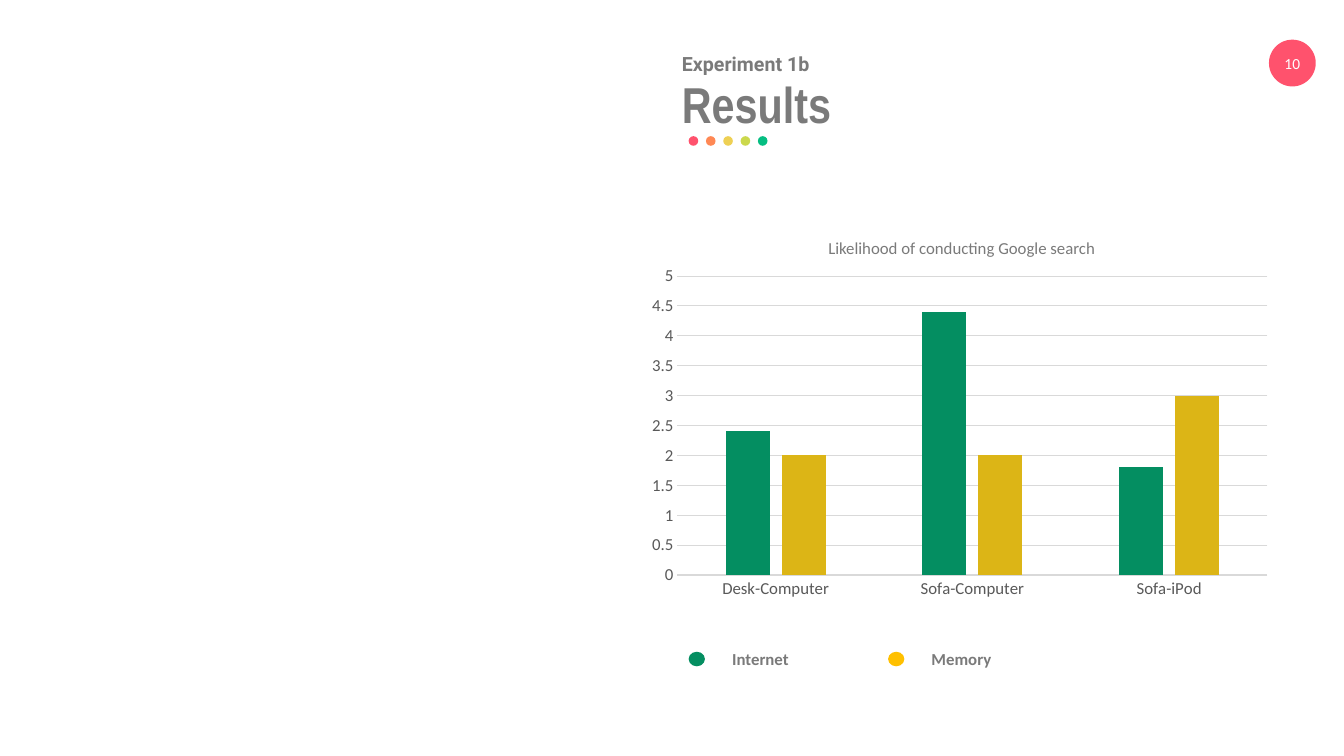
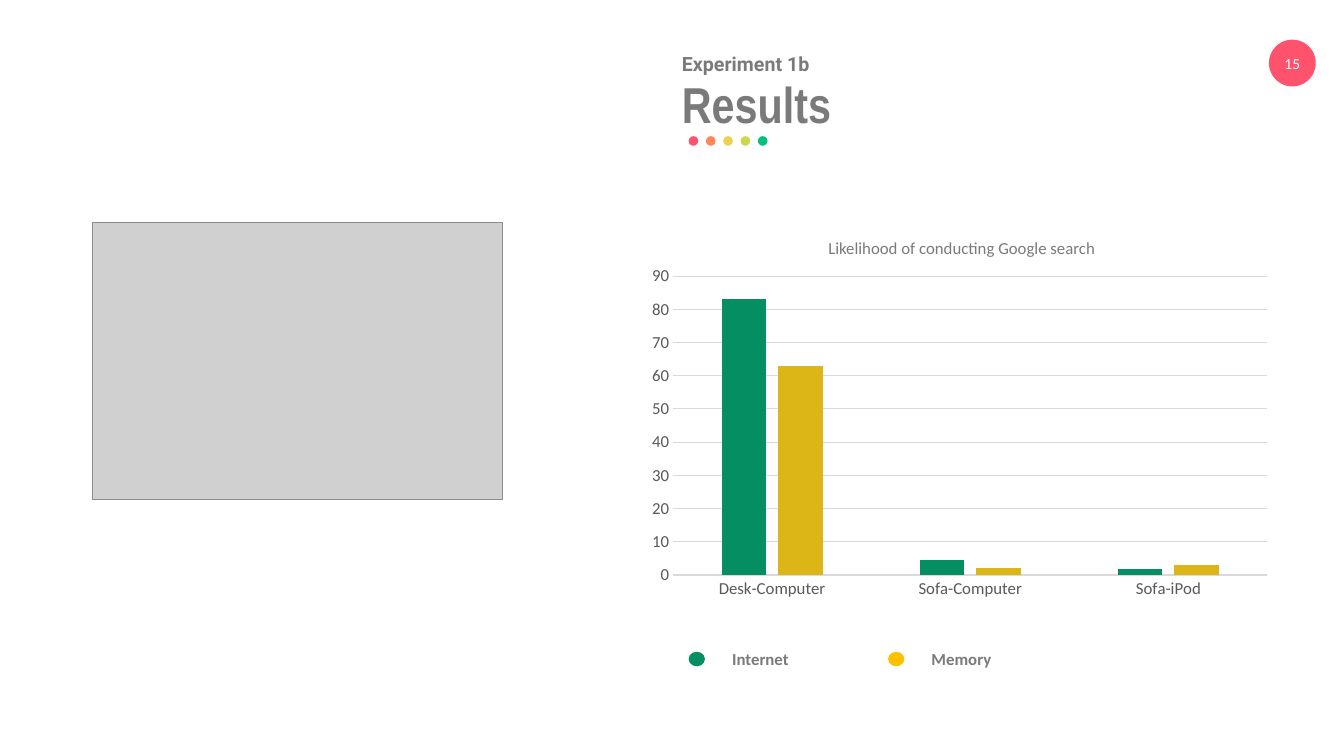
Before and after one commit to eemintz/ResearchML, a slide deck: slide 15 of PresentationEliyahuMintz.pptx (slide 10 before the commit). Drawn at 1344x756 pixels with LibreOffice and Linux fonts; fonts in the diff are those of the drawing; grey boxes stand for pictures. Boxes give left, top, right and bottom in pixels: in the first picture for what was removed or moved away, otherwise in the second. Text is boxed around its words. In the diff, an @@ line names an element or a change of style, - is before the commit and + after.

```diff
--- a/PresentationEliyahuMintz.pptx
+++ b/PresentationEliyahuMintz.pptx
@@ page number at [1284,59,1300,69]: text changed @@
-10
+15
@@ picture added at [93,222,502,499] @@
@@ column chart at [639,259,1280,606] @@
@@ Series 1, Desk-Computer: 2.4 to 83 @@
@@ Series 1, Sofa-Computer: 4.4 to 4 @@
@@ Series 1, Sofa-iPod: 1.8 to 2 @@
@@ Series 2, Desk-Computer: 2 to 63 @@
```
Also in this commit, not shown: 3 other slides changed, 7 slides added, 4 slides removed.
